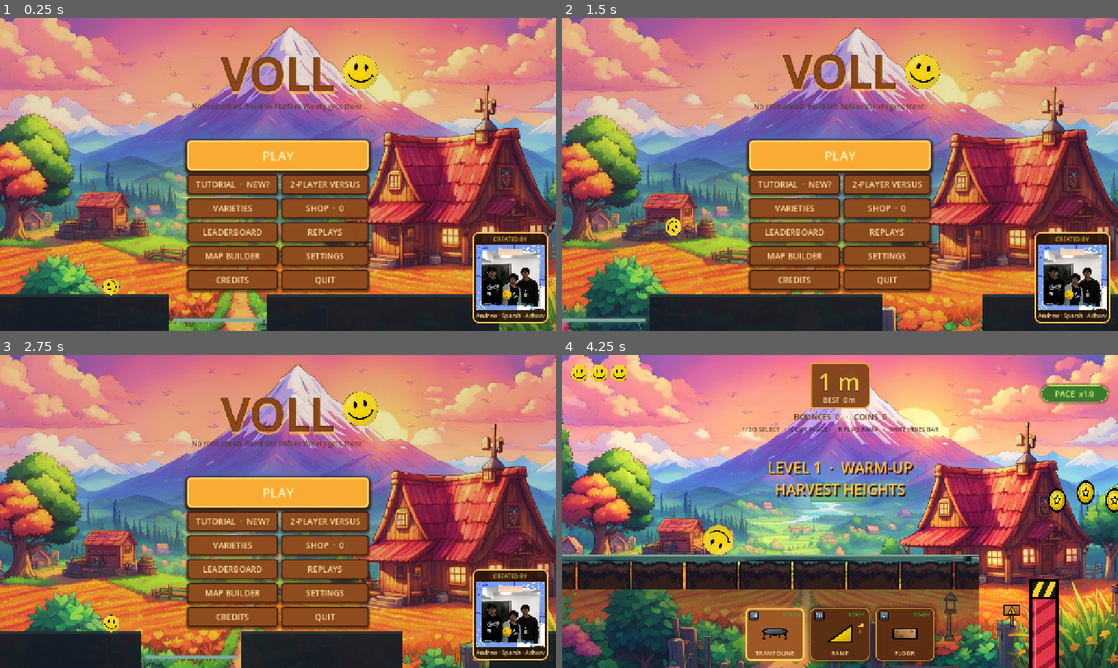
Above: before the commit, frames 1-4 (two rows, left to right).
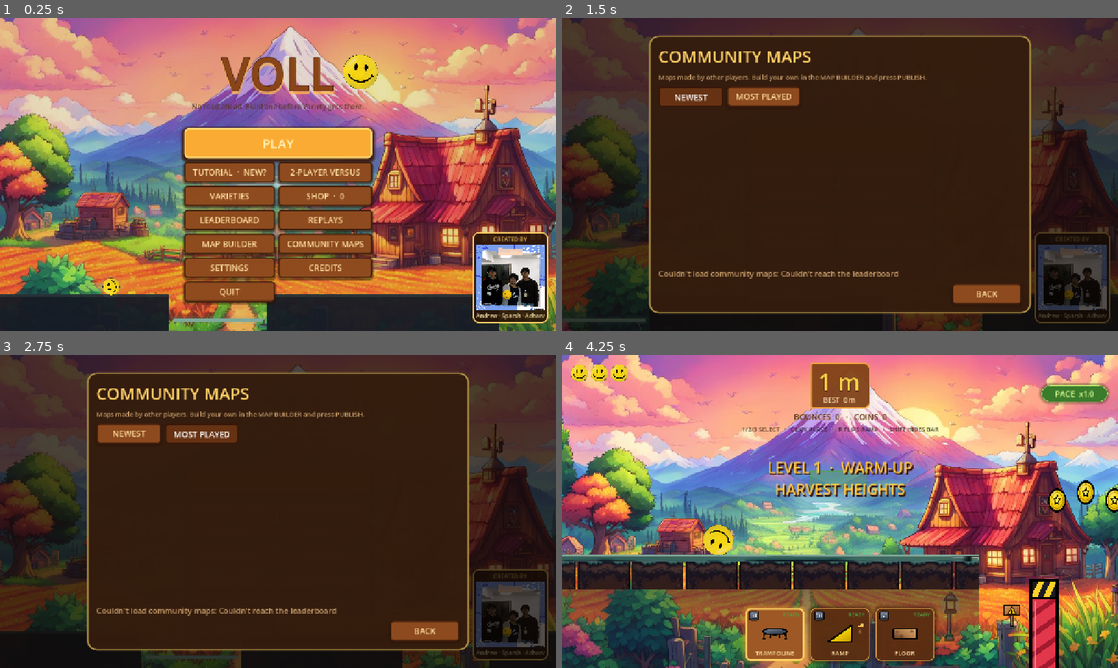
Above: after the commit, the same moments.

Repository: ImSpxrsh/Vollo
Game: Godot game, scene res://scenes/ui/MainMenu.tscn
Two runs of this game, one before a commit and one after it. Both use one fixed random seed, a clock stepped at 60 frames per second and the inputs below. Sound files missing from this copy of the repository are replaced by a short silence.
Inputs (mouse positions are in pixels of both pictures, inside the frame that each line leads up to):
- Up to frame 1 (0.25 s): no input
- Up to frame 2 (1.5 s): click (884, 243) at 0.5 s, where only the run after the commit has a clickable "COMMUNITY MAPS"; click (689, 96) at 1.25 s, where only the run after the commit has a clickable "NEWEST"
- Up to frame 3 (2.75 s): click (200, 433) at 2 s, where only the run after the commit has a clickable "MOST PLAYED"
- Up to frame 4 (4.25 s): click (984, 630) at 2.75 s, where only the run after the commit has a clickable "BACK"; click "PLAY" at 3.5 s

The runs differ from the first frame. In frame 1, 12% of the frame differs, in the area x 32-68%, y 34-92%; in frame 2, 93%, in the area x 0-100%, y 0-100%; in frame 3, 92%; in frame 4, 0.7%.

Commit message:
Community maps: publish from the builder, browse and play from the menu
community_maps_menu.gd + CommunityMapsMenu.tscn (new): NEWEST / MOST PLAYED lists of published maps with PLAY, and DELETE on your own.
main_menu.gd: COMMUNITY MAPS button (menu buttons are 34 px tall so the extra row fits).
map_builder.gd: PUBLISH button (needs a leaderboard login; publishing again with the same name updates the map).
Needs server/community.sql run once in Supabase.

Diff:
--- /dev/null
+++ b/godot/scenes/ui/CommunityMapsMenu.tscn
@@ -0,0 +1,14 @@
+[gd_scene format=3]
+
+[ext_resource type="Script" path="res://scenes/ui/community_maps_menu.gd" id="1_script"]
+[ext_resource type="Theme" path="res://resources/themes/bounce_back_theme.tres" id="2_theme"]
+
+[node name="CommunityMapsMenu" type="Control"]
+layout_mode = 3
+anchors_preset = 15
+anchor_right = 1.0
+anchor_bottom = 1.0
+grow_horizontal = 2
+grow_vertical = 2
+theme = ExtResource("2_theme")
+script = ExtResource("1_script")
--- /dev/null
+++ b/godot/scenes/ui/community_maps_menu.gd
@@ -0,0 +1,198 @@
+extends Control
+
+## Browse and play maps other players published from the MAP BUILDER.
+
+signal closed
+
+const C_PANEL := Color(0.2, 0.11, 0.05, 0.96)
+const C_ROW := Color(0.29, 0.17, 0.08, 1.0)
+const C_GOLD := Color("FFD166")
+
+var _list: VBoxContainer
+var _message: Label
+var _sort := "new"
+var _sort_buttons := {}
+var _busy := false
+
+func _ready() -> void:
+	set_anchors_and_offsets_preset(Control.PRESET_FULL_RECT)
+	mouse_filter = Control.MOUSE_FILTER_STOP
+	_build()
+	refresh()
+	modulate.a = 0.0
+	create_tween().tween_property(self, "modulate:a", 1.0, 0.15)
+
+func _unhandled_input(event: InputEvent) -> void:
+	if event.is_action_pressed("ui_cancel") or event.is_action_pressed("pause"):
+		get_viewport().set_input_as_handled()
+		close()
+
+func close() -> void:
+	if not visible:
+		return
+	AudioManager.play("click")
+	closed.emit()
+	hide()
+	if get_signal_connection_list("hidden").is_empty():
+		queue_free()
+
+func _build() -> void:
+	var dim := ColorRect.new()
+	dim.color = Color(0.05, 0.03, 0.02, 0.72)
+	dim.set_anchors_and_offsets_preset(Control.PRESET_FULL_RECT)
+	add_child(dim)
+	var panel := PanelContainer.new()
+	panel.set_anchors_and_offsets_preset(Control.PRESET_CENTER)
+	panel.offset_left = -440
+	panel.offset_top = -320
+	panel.offset_right = 440
+	panel.offset_bottom = 320
+	panel.add_theme_stylebox_override("panel", _box(C_PANEL, C_GOLD.darkened(0.35), 4, 22, 22))
+	add_child(panel)
+	var root := VBoxContainer.new()
+	root.add_theme_constant_override("separation", 10)
+	panel.add_child(root)
+	root.add_child(_label("COMMUNITY MAPS", 38, C_GOLD))
+	root.add_child(_label("Maps made by other players. Build your own in the MAP BUILDER and press PUBLISH.", 15, WorldConst.C_DIM))
+	var tabs := HBoxContainer.new()
+	tabs.add_theme_constant_override("separation", 8)
+	root.add_child(tabs)
+	for s: String in ["new", "popular"]:
+		var b := Button.new()
+		b.name = "Sort_" + s
+		b.text = "NEWEST" if s == "new" else "MOST PLAYED"
+		b.toggle_mode = true
+		b.custom_minimum_size = Vector2(150, 38)
+		b.pressed.connect(func() -> void:
+			_sort = s
+			AudioManager.play("click")
+			refresh())
+		tabs.add_child(b)
+		_sort_buttons[s] = b
+	var scroll := ScrollContainer.new()
+	scroll.size_flags_vertical = Control.SIZE_EXPAND_FILL
+	scroll.horizontal_scroll_mode = ScrollContainer.SCROLL_MODE_DISABLED
+	root.add_child(scroll)
+	_list = VBoxContainer.new()
+	_list.name = "List"
+	_list.size_flags_horizontal = Control.SIZE_EXPAND_FILL
+	_list.add_theme_constant_override("separation", 8)
+	scroll.add_child(_list)
+	_message = _label("", 18, WorldConst.C_DIM)
+	_message.autowrap_mode = TextServer.AUTOWRAP_WORD_SMART
+	root.add_child(_message)
+	var footer := HBoxContainer.new()
+	footer.alignment = BoxContainer.ALIGNMENT_END
+	root.add_child(footer)
+	var back := Button.new()
+	back.name = "BackButton"
+	back.text = "BACK"
+	back.custom_minimum_size = Vector2(160, 46)
+	back.pressed.connect(close)
+	footer.add_child(back)
+
+func refresh() -> void:
+	for s: String in _sort_buttons:
+		(_sort_buttons[s] as Button).set_pressed_no_signal(s == _sort)
+	for child in _list.get_children():
+		child.queue_free()
+	if not Leaderboard.is_configured():
+		_show_message("Community maps need the online server, which isn't set up in this build.")
+		return
+	_show_message("Loading maps...")
+	var res: Dictionary = await Leaderboard.list_maps(_sort)
+	if not is_inside_tree():
+		return
+	if not res.ok:
+		var err := String(res.get("error", "unknown error"))
+		if err.contains("404"):
+			err = "community maps aren't switched on on the server yet."
+		_show_message("Couldn't load community maps: %s" % err)
+		return
+	var rows: Array = res.data if typeof(res.data) == TYPE_ARRAY else []
+	if rows.is_empty():
+		_show_message("No maps published yet. Be the first: open the MAP BUILDER and press PUBLISH.")
+		return
+	_show_message("")
+	for row: Variant in rows:
+		if typeof(row) == TYPE_DICTIONARY:
+			_list.add_child(_make_row(row))
+
+func _show_message(text: String) -> void:
+	_message.text = text
+	_message.visible = not text.is_empty()
+
+func _make_row(data: Dictionary) -> Control:
+	var row := PanelContainer.new()
+	row.add_theme_stylebox_override("panel", _box(C_ROW, Color(0, 0, 0, 0.5), 2, 14, 10))
+	var h := HBoxContainer.new()
+	h.add_theme_constant_override("separation", 12)
+	row.add_child(h)
+	var text := VBoxContainer.new()
+	text.size_flags_horizontal = Control.SIZE_EXPAND_FILL
+	h.add_child(text)
+	var map_name := String(data.get("name", "Map"))
+	var author := String(data.get("author", "?"))
+	text.add_child(_label(map_name.to_upper(), 20, WorldConst.C_TEXT))
+	var plays := int(data.get("plays", 0))
+	text.add_child(_label("by %s   ·   %d objects   ·   %d %s" % [author, int(data.get("object_count", 0)), plays, "play" if plays == 1 else "plays"], 14, WorldConst.C_DIM))
+	var map_id := String(data.get("id", ""))
+	var play := Button.new()
+	play.name = "Play"
+	play.text = "PLAY"
+	play.custom_minimum_size = Vector2(120, 44)
+	play.theme_type_variation = &"BBPrimaryButton"
+	play.pressed.connect(func() -> void: _play(map_id))
+	h.add_child(play)
+	if Leaderboard.is_logged_in() and author.to_lower() == Leaderboard.username.to_lower():
+		var del := Button.new()
+		del.name = "Delete"
+		del.text = "DELETE"
+		del.custom_minimum_size = Vector2(110, 44)
+		del.pressed.connect(func() -> void: _delete(map_id))
+		h.add_child(del)
+	return row
+
+func _play(map_id: String) -> void:
+	if _busy:
+		return
+	_busy = true
+	_show_message("Downloading map...")
+	var res: Dictionary = await Leaderboard.get_map(map_id)
+	_busy = false
+	if not is_inside_tree():
+		return
+	if not res.ok or (res.get("map", {}).get("objects", []) as Array).is_empty():
+		AudioManager.play("deny")
+		_show_message("Couldn't open that map: %s" % String(res.get("error", "it's empty")))
+		return
+	AudioManager.play("go")
+	GameManager.play_map(res.map)
+
+func _delete(map_id: String) -> void:
+	if _busy:
+		return
+	_busy = true
+	var res: Dictionary = await Leaderboard.delete_map(map_id)
+	_busy = false
+	if not is_inside_tree():
+		return
+	AudioManager.play("expire" if res.ok else "deny")
+	refresh()
+
+func _label(text: String, font_size: int, color: Color) -> Label:
+	var l := Label.new()
+	l.text = text
+	l.mouse_filter = Control.MOUSE_FILTER_IGNORE
+	l.add_theme_font_size_override("font_size", font_size)
+	l.add_theme_color_override("font_color", color)
+	return l
+
+func _box(bg: Color, border: Color, border_width: int, radius: int, margin: int) -> StyleBoxFlat:
+	var b := StyleBoxFlat.new()
+	b.bg_color = bg
+	b.border_color = border
+	b.set_border_width_all(border_width)
+	b.set_corner_radius_all(radius)
+	b.set_content_margin_all(margin)
+	return b
--- a/godot/scenes/ui/main_menu.gd
+++ b/godot/scenes/ui/main_menu.gd
@@ -6,6 +6,7 @@
 const VERSUS_SETUP := preload("res://scenes/ui/VersusSetup.tscn")
 const LEADERBOARD_MENU := preload("res://scenes/ui/LeaderboardMenu.tscn")
 const REPLAYS_MENU := preload("res://scenes/ui/ReplaysMenu.tscn")
+const COMMUNITY_MENU := preload("res://scenes/ui/CommunityMapsMenu.tscn")
 const BACKDROP_MARGIN := Vector2(70, 40)
 
 @onready var grid_rect: ColorRect = $BackgroundLayer/Grid
@@ -147,13 +148,14 @@
 	tutorial_button = _menu_button("TutorialButton", "TUTORIAL", open_tutorial)
 	var replays_button := _menu_button("ReplaysButton", "REPLAYS", open_replays)
 	var builder_button := _menu_button("BuilderButton", "MAP BUILDER", open_builder)
+	var community_button := _menu_button("CommunityButton", "COMMUNITY MAPS", open_community)
 	_grid = GridContainer.new()
 	_grid.name = "MoreButtons"
 	_grid.columns = 2
 	_grid.add_theme_constant_override("h_separation", 8)
 	_grid.add_theme_constant_override("v_separation", 8)
 	new_game_button.add_sibling(_grid)
-	var order: Array[Control] = [tutorial_button, versus_button, varieties_button, shop_button, leaderboard_button, replays_button, builder_button]
+	var order: Array[Control] = [tutorial_button, versus_button, varieties_button, shop_button, leaderboard_button, replays_button, builder_button, community_button]
 	for n in ["OptionsButton", "CreditsButton", "ExitButton"]:
 		var b := new_game_button.get_parent().get_node_or_null(n) as Control
 		if b:
@@ -161,7 +163,8 @@
 	for b in order:
 		if b.get_parent():
 			b.get_parent().remove_child(b)
-		b.custom_minimum_size = Vector2(196, 40)
+		# 34 px tall so the sixth row (COMMUNITY MAPS) fits where five rows of 40 did.
+		b.custom_minimum_size = Vector2(196, 34)
 		_grid.add_child(b)
 	var box := new_game_button.get_parent() as Control
 	box.offset_left = -200
@@ -214,6 +217,12 @@
 		return
 	AudioManager.play("click")
 	GameManager.open_builder()
+
+func open_community() -> void:
+	if sub_menu != null:
+		return
+	AudioManager.play("click")
+	_open_sub_menu(COMMUNITY_MENU)
 
 func open_replays() -> void:
 	if sub_menu != null:
--- a/godot/scenes/ui/map_builder.gd
+++ b/godot/scenes/ui/map_builder.gd
@@ -42,6 +42,7 @@
 var _count_label: Label
 var _ui_hover := false
 var _dirty := false
+var _publishing := false
 
 func _ready() -> void:
 	get_tree().paused = false
@@ -145,6 +146,7 @@
 		_dirty = true)
 	bar.add_child(_name_edit)
 	bar.add_child(_button("SAVE", save_map, "SaveButton"))
+	bar.add_child(_button("PUBLISH", publish_map, "PublishButton"))
 	_load_menu = OptionButton.new()
 	_load_menu.name = "LoadMenu"
 	_load_menu.custom_minimum_size = Vector2(190, 38)
@@ -409,6 +411,32 @@
 	_refresh_load_menu(path)
 	_update_status()
 
+## Shares the map on COMMUNITY MAPS (needs a leaderboard login). Publishing again
+## with the same name updates it.
+func publish_map() -> void:
+	if _publishing:
+		return
+	if String(map.name).strip_edges().is_empty():
+		map.name = "My Map"
+		_name_edit.text = map.name
+	if (map.objects as Array).size() < 2:
+		AudioManager.play("deny")
+		_status.text = "Add some obstacles before publishing."
+		return
+	if not Leaderboard.is_logged_in():
+		AudioManager.play("deny")
+		_status.text = "Log in on the LEADERBOARD screen first, then publish."
+		return
+	_publishing = true
+	MapStore.save(to_dict())
+	_status.text = "Publishing \"%s\"..." % String(map.name)
+	var res: Dictionary = await Leaderboard.publish_map(to_dict())
+	_publishing = false
+	if not is_inside_tree():
+		return
+	AudioManager.play("buy" if res.ok else "deny")
+	_status.text = ("Published! Everyone can play \"%s\" from COMMUNITY MAPS." % String(map.name)) if res.ok else ("Couldn't publish: %s" % String(res.get("error", "unknown error")))
+
 func _refresh_load_menu(select := "") -> void:
 	_load_menu.clear()
 	_load_menu.add_item("LOAD MAP...")
Not shown, added: godot/scenes/ui/community_maps_menu.gd.uid
